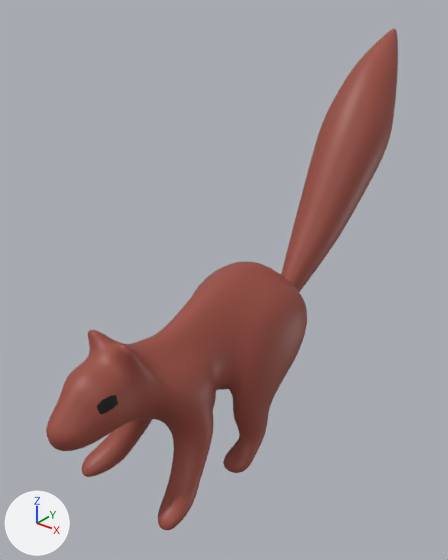
An edit to the Blender file Blender/Animals/Squirrel.blend, drawn before and after from the same camera.
Camera for both pictures: a 50 mm camera at (16.6, -19.2, 16.4) aimed at (-1.1, 2.9, 2.8). The lights are fixed; the arrows at lower left show +X, +Y and +Z.

Objects in the first picture: 'Tail'.
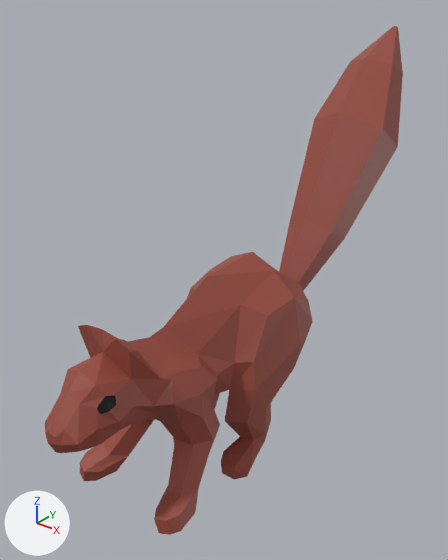
Pixel boxes [x1, y1, x2, y2] of what changed, in the pictures (448 x 560 px):
'Tail', shading changed, modifiers changed: before [46, 29, 398, 530]; after [45, 26, 403, 535]

What changed in the scene script:
```text
Change me_cylinder:
    where me_cylinder.from_pydata(...)  # 170 vertices, 145 faces; spans x 0.0..3.2, y -15.0..11.7, z -6.8..13.5
    used by ob_tail; location = (0.0, 6.0, 0.46)
    me_cylinder part 1: all faces are now shaded flat (145 of 145 changed)
Change ob_tail:
    remove _m = ob_tail.modifiers.new('Subdivision', 'SUBSURF')
    remove _m.levels = 2
```
